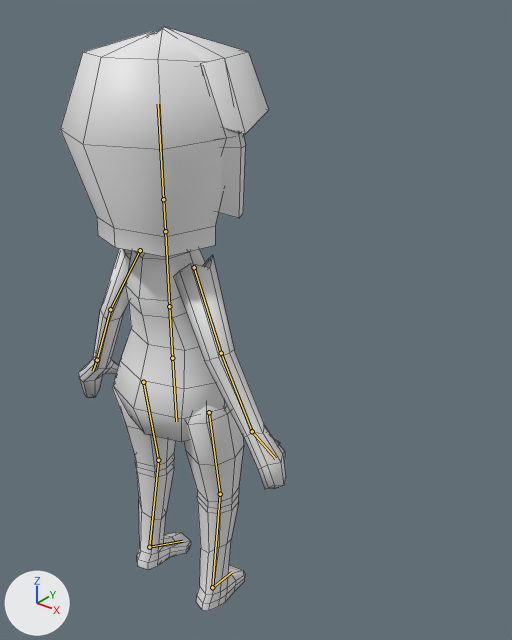
The Blender file Assets/Models/MC/Player.blend: old version first, new version second.
Camera for both pictures: a 50 mm lens placed at (6.0, -5.75, 2.55), pointed at (0.16, 1.56, -1.98). Every picture has the same lights, and +X, +Y and +Z are marked at lower left. The bones that bend it are drawn over the model as lines. Mesh edges are drawn as thin lines.
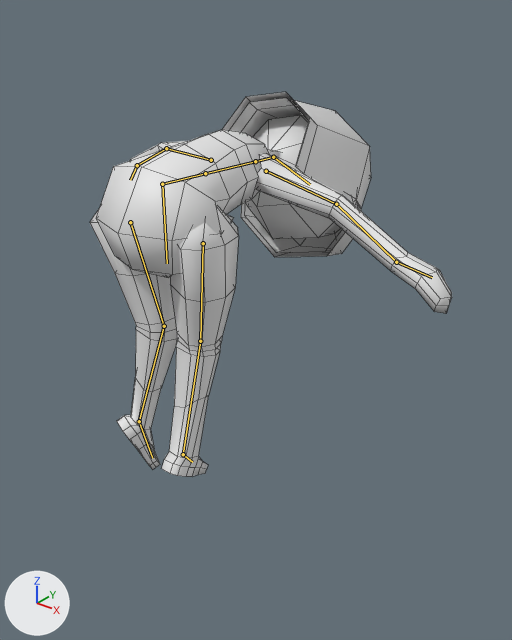
The newer file adds an action. The first version stands in its rest pose; the second is drawn at frame 80 of the action 'Drowned'.

Boxes (x1, y1, x2, y2) around the edits, measured in the pictures (512 x 640 px):
'Sphere', posed (60% wider, 34% shorter)
    before: (60, 27, 286, 611)
    after: (90, 92, 452, 477)
bone 'bodybot', root to tip
    before: (172, 358) to (176, 421)
    after: (162, 184) to (167, 263)
bone 'legtopleft', root to tip
    before: (143, 382) to (158, 460)
    after: (130, 222) to (164, 326)
bone 'legbotleft', root to tip
    before: (158, 460) to (149, 547)
    after: (164, 326) to (139, 421)
bone 'footleft', root to tip
    before: (149, 547) to (182, 541)
    after: (139, 421) to (152, 458)
bone 'legtopright', root to tip
    before: (209, 412) to (220, 494)
    after: (203, 243) to (200, 341)
bone 'legbotright', root to tip
    before: (220, 494) to (212, 587)
    after: (200, 341) to (183, 454)
bone 'footright', root to tip
    before: (212, 587) to (232, 572)
    after: (183, 454) to (192, 462)
bone 'bodymid', root to tip
    before: (172, 358) to (169, 306)
    after: (162, 184) to (205, 173)
bone 'head', root to tip
    before: (163, 199) to (158, 104)
    after: (273, 157) to (310, 184)
bone 'armtopleft', root to tip
    before: (140, 250) to (110, 309)
    after: (211, 160) to (166, 148)
bone 'armbotleft', root to tip
    before: (110, 309) to (97, 360)
    after: (166, 148) to (137, 165)
bone 'armtopright', root to tip
    before: (194, 267) to (221, 353)
    after: (266, 171) to (336, 204)
bone 'armbotright', root to tip
    before: (221, 353) to (252, 431)
    after: (336, 204) to (396, 262)

Diff of the bpy script that builds the scene:
```diff
--- a/Assets/Models/MC/Player.blend.py
+++ b/Assets/Models/MC/Player.blend.py
@@ bone_bodybot @@
 bone_bodybot = bpy.data.objects['Armature'].pose.bones['bodybot']
-bone_bodybot.location = (0.0, 0.0, 0.0)
+bone_bodybot.location = (0.0, -2.34, 0.0)
@@ bone_legtopleft @@
 bone_legtopleft = bpy.data.objects['Armature'].pose.bones['legtopleft']  # child of 'bodybot'
-bone_legtopleft.rotation_quaternion = (1.0, 0.0, 0.0, 0.0)  # degrees (0, 0, 0)
+bone_legtopleft.rotation_quaternion = (0.978, -0.016, 0.177, 0.109)  # degrees (0, 20, 13)
@@ bone_legbotleft @@
 bone_legbotleft = bpy.data.objects['Armature'].pose.bones['legbotleft']  # child of 'legtopleft'
-bone_legbotleft.rotation_quaternion = (1.0, 0.0, 0.0, 0.0)  # degrees (0, 0, 0)
+bone_legbotleft.rotation_quaternion = (0.99, 0.072, -0.008, -0.123)  # degrees (8, 0, -14)
@@ bone_footleft @@
 bone_footleft = bpy.data.objects['Armature'].pose.bones['footleft']  # child of 'legbotleft'
-bone_footleft.rotation_quaternion = (1.0, 0.0, 0.0, 0.0)  # degrees (0, 0, 0)
+bone_footleft.rotation_quaternion = (0.9, 0.427, -0.088, 0.008)  # degrees (51, -10, -4)
@@ bone_legtopright @@
 bone_legtopright = bpy.data.objects['Armature'].pose.bones['legtopright']  # child of 'bodybot'
-bone_legtopright.rotation_quaternion = (1.0, 0.0, 0.0, 0.0)  # degrees (0, 0, 0)
+bone_legtopright.rotation_quaternion = (0.996, 0.004, 0.001, -0.086)  # degrees (0, 0, -10)
@@ bone_legbotright @@
 bone_legbotright = bpy.data.objects['Armature'].pose.bones['legbotright']  # child of 'legtopright'
-bone_legbotright.rotation_quaternion = (1.0, 0.0, 0.0, 0.0)  # degrees (0, 0, 0)
+bone_legbotright.rotation_quaternion = (0.994, 0.065, -0.058, 0.072)  # degrees (7, -7, 8)
@@ bone_footright @@
 bone_footright = bpy.data.objects['Armature'].pose.bones['footright']  # child of 'legbotright'
-bone_footright.rotation_quaternion = (1.0, 0.0, 0.0, 0.0)  # degrees (0, 0, 0)
+bone_footright.rotation_quaternion = (0.986, 0.161, 0.033, 0.003)  # degrees (19, 4, 1)
@@ bone_bodymid @@
 bone_bodymid = bpy.data.objects['Armature'].pose.bones['bodymid']
-bone_bodymid.location = (0.0, 0.0, 0.0)
-bone_bodymid.rotation_quaternion = (1.0, 0.0, 0.0, 0.0)  # degrees (0, 0, 0)
+bone_bodymid.location = (0.0, 2.34, 0.0)
+bone_bodymid.rotation_quaternion = (0.696, 0.718, 0.0, 0.0)  # degrees (92, 0, 0)
@@ bone_head @@
 bone_head = bpy.data.objects['Armature'].pose.bones['head']  # child of 'neck'
-bone_head.rotation_quaternion = (1.0, 0.0, 0.0, 0.0)  # degrees (0, 0, 0)
+bone_head.rotation_quaternion = (0.963, 0.259, 0.068, 0.018)  # degrees (30, 7, 4)
@@ bone_armtopleft @@
 bone_armtopleft = bpy.data.objects['Armature'].pose.bones['armtopleft']  # child of 'bodytop'
-bone_armtopleft.rotation_quaternion = (1.0, 0.0, 0.0, 0.0)  # degrees (0, 0, 0)
+bone_armtopleft.rotation_quaternion = (0.641, 0.384, -0.496, 0.442)  # degrees (14, -77, 58)
@@ bone_armbotleft @@
 bone_armbotleft = bpy.data.objects['Armature'].pose.bones['armbotleft']  # child of 'armtopleft'
-bone_armbotleft.rotation_quaternion = (1.0, 0.0, 0.0, 0.0)  # degrees (0, 0, 0)
+bone_armbotleft.rotation_quaternion = (0.635, 0.127, 0.759, -0.073)  # degrees (-15, 101, -32)
@@ bone_armtopright @@
 bone_armtopright = bpy.data.objects['Armature'].pose.bones['armtopright']  # child of 'bodytop'
-bone_armtopright.rotation_quaternion = (1.0, 0.0, 0.0, 0.0)  # degrees (0, 0, 0)
+bone_armtopright.rotation_quaternion = (0.247, 0.553, 0.793, -0.07)  # degrees (-11, 152, -72)
@@ bone_armbotright @@
 bone_armbotright = bpy.data.objects['Armature'].pose.bones['armbotright']  # child of 'armtopright'
-bone_armbotright.rotation_quaternion = (1.0, 0.0, 0.0, 0.0)  # degrees (0, 0, 0)
+bone_armbotright.rotation_quaternion = (0.875, -0.213, -0.428, 0.07)  # degrees (-39, -46, 26)
```
